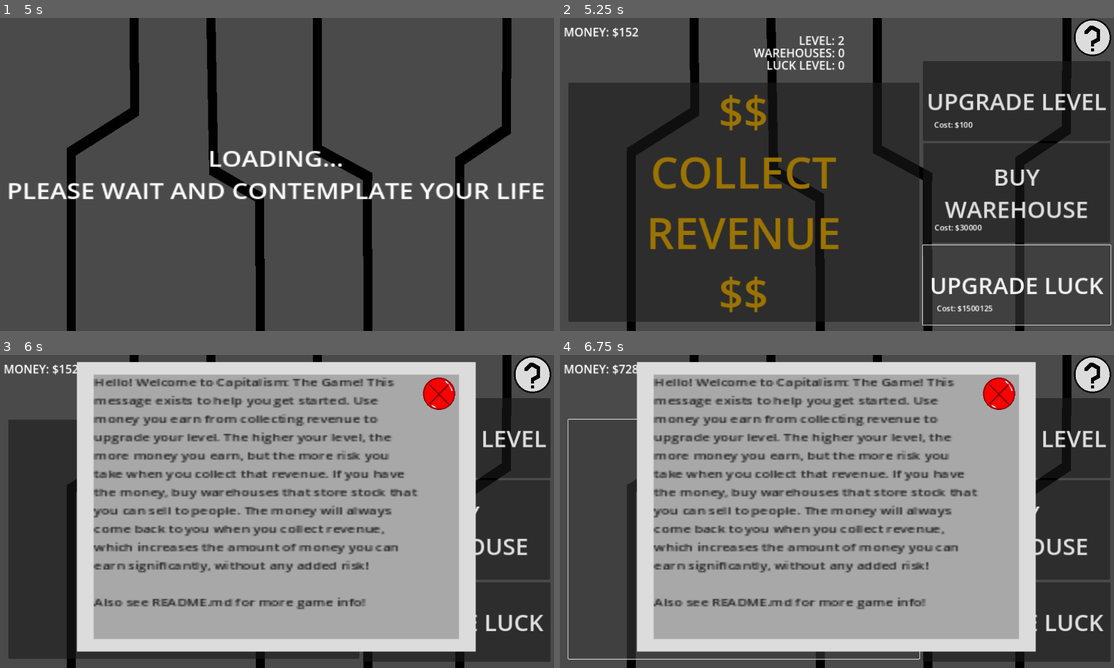
Above: before the commit, frames 1-4 (two rows, left to right).
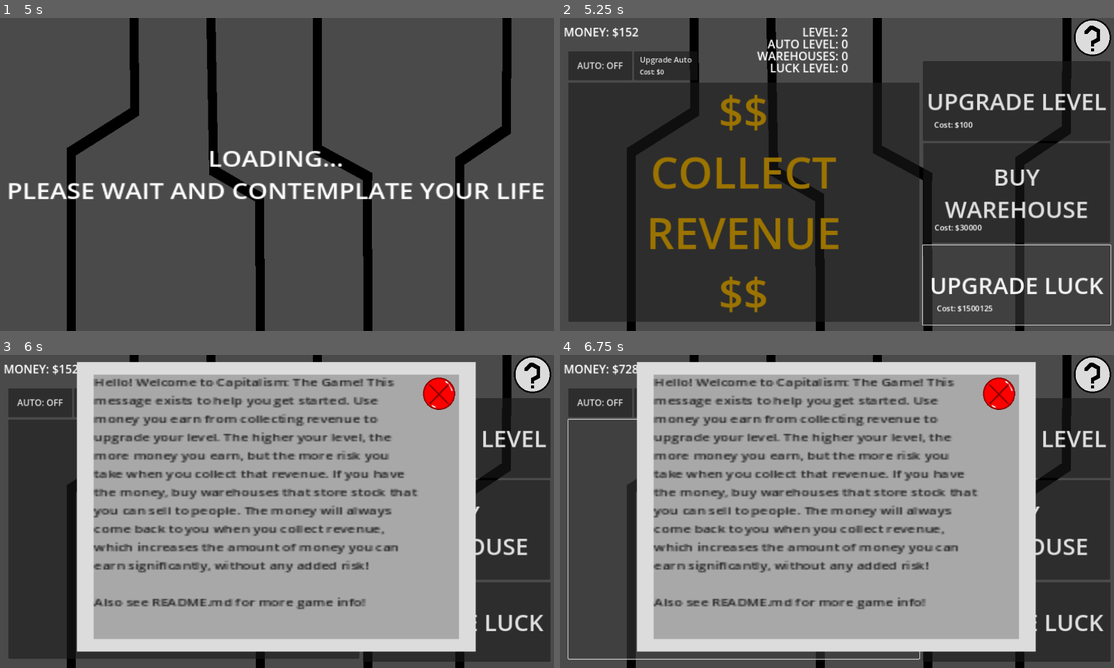
Above: after the commit, the same moments.

Repository: AwesomeGearBoy/capitalism-the-game
Game: Godot game, scene res://scenes/main.tscn
Same seed, same stepped clock (60 frames per second), same inputs: the game is played once before the commit and once after it.
Inputs (mouse positions are in pixels of both pictures, inside the frame that each line leads up to):
- Up to frame 1 (5 s): click (38, 64) at 0.5 s, where only the run after the commit has a clickable "AUTO: OFF"; click (105, 64) at 1.25 s, where only the run after the commit has a clickable "Upgrade Auto"; click "PLAY" at 2 s; click "$$ COLLECT REVENUE $$" at 2.75 s; click "UPGRADE LEVEL" at 3.5 s; click "BUY WAREHOUSE" at 4.25 s
- Up to frame 2 (5.25 s): click "UPGRADE LUCK" at 5 s
- Up to frame 3 (6 s): click (531, 373) at 5.75 s
- Up to frame 4 (6.75 s): click "$$ COLLECT REVENUE $$" at 6.5 s

Frame 1 is identical in both runs. In frame 2, 3.0% of the frame differs, in the area x 1-53%, y 3-20%; in frame 3, 1.0%; in frame 4, 1.0%.
Error in both runs: Cannot call method 'store_string' on a null value. (res://scripts/savedata.gd:5)

Commit message:
Started working on new game mode

Diff:
--- a/scenes/main.tscn
+++ b/scenes/main.tscn
@@ -11,6 +11,14 @@
 script = ExtResource("1_vcd71")
 
 [node name="Backdrop" parent="." instance=ExtResource("1_s1lcf")]
+
+[node name="AutoButton" type="Button" parent="."]
+offset_left = 27.0
+offset_top = 86.0
+offset_right = 193.0
+offset_bottom = 161.0
+theme_override_font_sizes/font_size = 23
+text = "AUTO: OFF"
 
 [node name="RevenueButton" type="Button" parent="."]
 offset_left = 27.0
@@ -37,6 +45,16 @@
 theme_override_font_sizes/font_size = 60
 text = "UPGRADE LEVEL"
 
+[node name="UpgradeAuto" type="Button" parent="."]
+offset_left = 197.0
+offset_top = 86.0
+offset_right = 362.0
+offset_bottom = 161.0
+theme_override_font_sizes/font_size = 20
+text = "Upgrade Auto
+
+"
+
 [node name="BuyWarehouse" type="Button" parent="."]
 offset_left = 946.0
 offset_top = 324.0
@@ -75,6 +93,13 @@
 theme_override_font_sizes/font_size = 20
 text = "Cost: $0"
 
+[node name="AutoCost" type="Label" parent="."]
+offset_left = 212.0
+offset_top = 128.0
+offset_right = 353.0
+offset_bottom = 151.0
+text = "Cost: $0"
+
 [node name="WaresCost" type="Label" parent="."]
 offset_left = 975.0
 offset_top = 528.0
@@ -100,26 +125,34 @@
 text = "MONEY: $0"
 
 [node name="Level" type="Label" parent="."]
-offset_left = 624.0
-offset_top = 36.0
-offset_right = 742.0
-offset_bottom = 78.0
+offset_left = 633.0
+offset_top = 14.0
+offset_right = 751.0
+offset_bottom = 56.0
 theme_override_font_sizes/font_size = 30
 text = "LEVEL: 0"
 
+[node name="AutoLevel" type="Label" parent="."]
+offset_left = 543.0
+offset_top = 45.0
+offset_right = 751.0
+offset_bottom = 87.0
+theme_override_font_sizes/font_size = 30
+text = "AUTO LEVEL: 0"
+
 [node name="Warehouses" type="Label" parent="."]
-offset_left = 507.0
-offset_top = 68.0
-offset_right = 742.0
-offset_bottom = 110.0
+offset_left = 516.0
+offset_top = 76.0
+offset_right = 751.0
+offset_bottom = 118.0
 theme_override_font_sizes/font_size = 30
 text = "WAREHOUSES: 0"
 
 [node name="LuckLevel" type="Label" parent="."]
-offset_left = 540.0
-offset_top = 100.0
-offset_right = 742.0
-offset_bottom = 142.0
+offset_left = 549.0
+offset_top = 107.0
+offset_right = 751.0
+offset_bottom = 149.0
 theme_override_font_sizes/font_size = 30
 text = "LUCK LEVEL: 0"
 
@@ -392,10 +425,12 @@
 autowrap_mode = 3
 
 [node name="Menu" parent="." instance=ExtResource("2_4nb71")]
+visible = false
 
 [node name="LoadingScreen" parent="." instance=ExtResource("5_1mnjo")]
 visible = false
 
+[connection signal="pressed" from="AutoButton" to="." method="_on_auto_button_pressed"]
 [connection signal="pressed" from="RevenueButton" to="." method="_on_revenue_button_pressed"]
 [connection signal="pressed" from="UpgradeLevel" to="." method="_on_upgrade_level_pressed"]
 [connection signal="pressed" from="BuyWarehouse" to="." method="_on_buy_warehouse_pressed"]
--- a/scenes/titlescreen.tscn
+++ b/scenes/titlescreen.tscn
@@ -63,6 +63,7 @@
 stretch_mode = 0
 
 [node name="EventGift" type="TextureButton" parent="." index="5"]
+visible = false
 offset_left = 365.801
 offset_top = 224.307
 offset_right = 409.801
--- a/scripts/main.gd
+++ b/scripts/main.gd
@@ -1,9 +1,12 @@
 extends Node
 class_name Main
+
+# ====== NEED TO ADD MORE VARIABLES FOR AUTO COST AND LEVEL AND IMPLEMENT THEM INTO THE GAME ====== #
 
 var menu := true
 var game_running := true
 var game_load : bool
+var auto_mode := false
 var load_timeout := 0.0
 var money := 0
 var level := 1
@@ -38,6 +41,7 @@
 
 	if menu == true:
 		$Menu.show()
+		auto_mode = false
 	else:
 		$Menu.hide()
 
@@ -65,6 +69,10 @@
 func process_text():
 	$Money.text = "MONEY: $" + str(money)
 	$Level.text = "LEVEL: " + str(level)
+	if auto_mode:
+		$AutoButton.text = "AUTO: ON"
+	else:
+		$AutoButton.text = "AUTO: OFF"
 	$Warehouses.text = "WAREHOUSES: " + str(warehouses)
 	$LuckLevel.text = "LUCK LEVEL: " + str(luck_level)
 	$LevelCost.text = "Cost: $" + str(level_cost)
@@ -213,6 +221,12 @@
 	var random_amount := randi_range(origin, bound)
 	money -= random_amount * level
 
+func activate_auto():
+	if auto_mode:
+		auto_mode = false
+	elif !auto_mode:
+		auto_mode = true
+
 func upgrade_level():
 	if money >= level_cost:
 		money = money - level_cost
@@ -241,6 +255,9 @@
 func _on_revenue_button_pressed():
 	collect_revenue()
 
+func _on_auto_button_pressed():
+	activate_auto()
+
 func _on_upgrade_level_pressed():
 	upgrade_level()
 
Not shown: 1 places in scenes/titlescreen.tscn that only renumber resources
Not shown, changed: CHANGELOG.md
